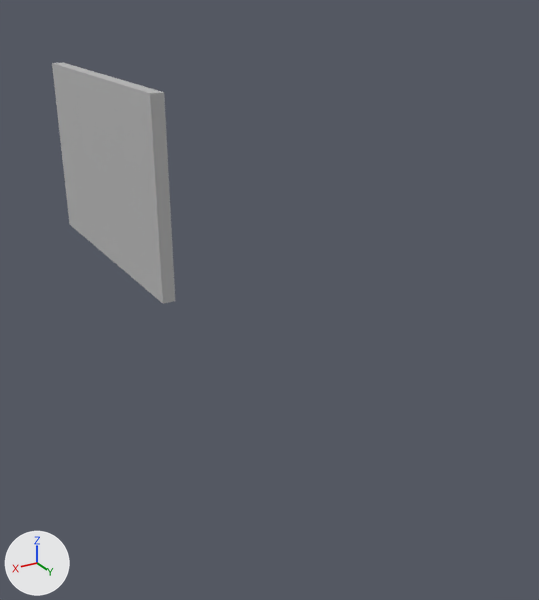
Before and after pictures for a commit that changed the FBX model Assets/FBX/BLOCK_INT_ExperimentRoom/ExperimentRoom_Glass_02.fbx.
Both versions are drawn from a 50 mm lens placed at (4.97, 6.97, 2.94), pointed at (2.64, 3.09, 1.0). Arrows for +X, +Y and +Z are at lower left; the lights stay in place. Where no turn or scale is listed for an object, it has been applied to the vertices.

Objects in the first picture: 'ExperimentRoom_Glass_02'.
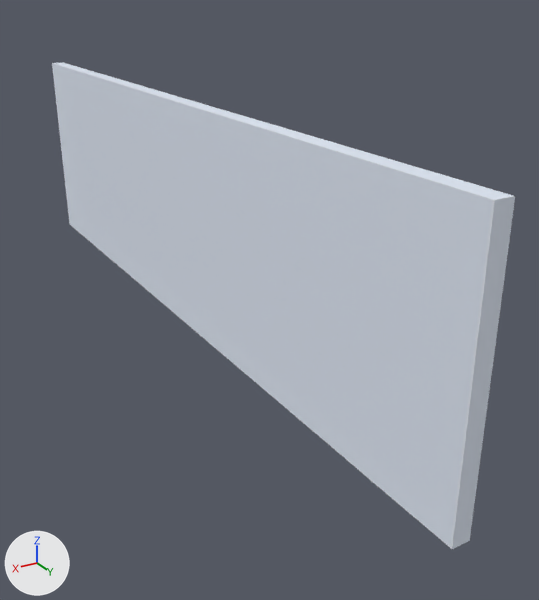
The newer file is also turned or shifted as a whole; pictures and numbers use the older file's frame.

What the commit changed:
Picture 'TextureSet_1.png' (img_textureset_1_png) is new.
Material 'TextureSet1' (mat_textureset1) is new.
Uses the picture img_textureset_1_png.
me_mesh is used by ob_experimentroom_glass_02; location (0.0, 0.0, 0.0).
me_mesh had 8 vertices, 6 faces and spanned x 2.95..3.05, y 0.0..2.25, z 0.75..2.25.
me_mesh no longer uses material mat_lambert1 (grey #bcbcbc).
me_mesh now has 8 vertices, 6 faces and spans x 2.95..3.05, y 0.0..5.25, z 0.75..2.25.
Part 1, on me_mesh:
4 vertices are removed from x 2.95..3.05, y 2.25, z 0.75..2.25.
5 faces are deleted.
4 vertices are added at (2.95, 5.25, 2.25), (3.05, 5.25, 2.25), (3.05, 5.25, 0.75), (2.95, 5.25, 0.75).
5 new faces join them.
me_mesh now uses material mat_textureset1.

Where the change shows, as pixel boxes [x1, y1, x2, y2] in the pictures (539 x 600 px):
'ExperimentRoom_Glass_02', reshaped (274% wider, 101% taller)
    before: [52, 62, 175, 304]
    after: [52, 62, 515, 549]
